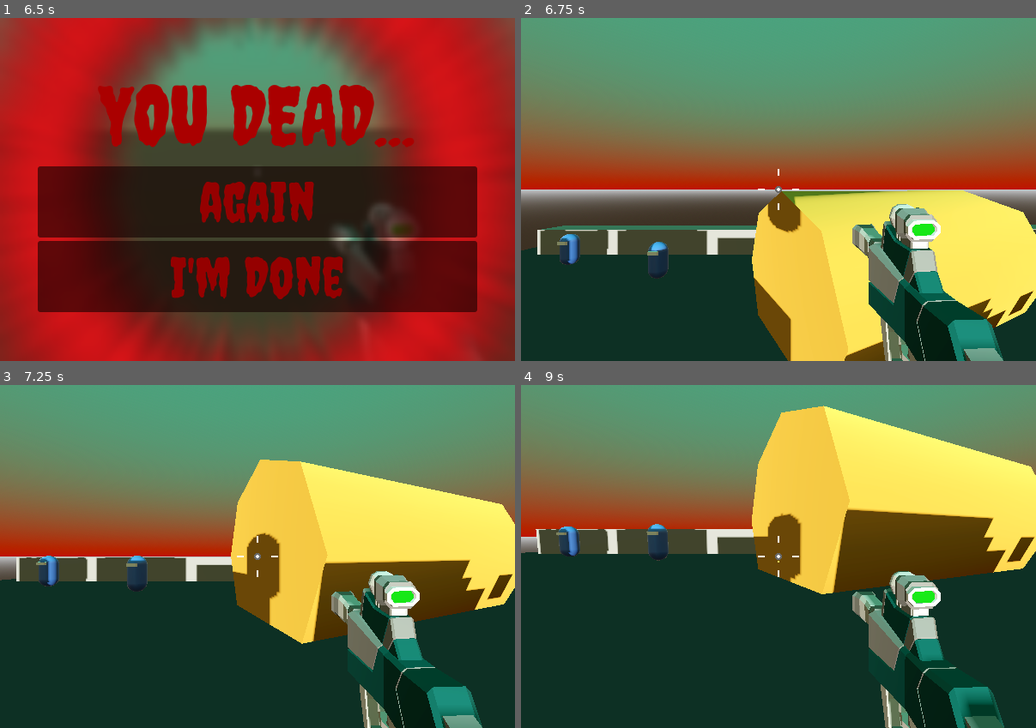
Above: before the commit, frames 1-4 (two rows, left to right).
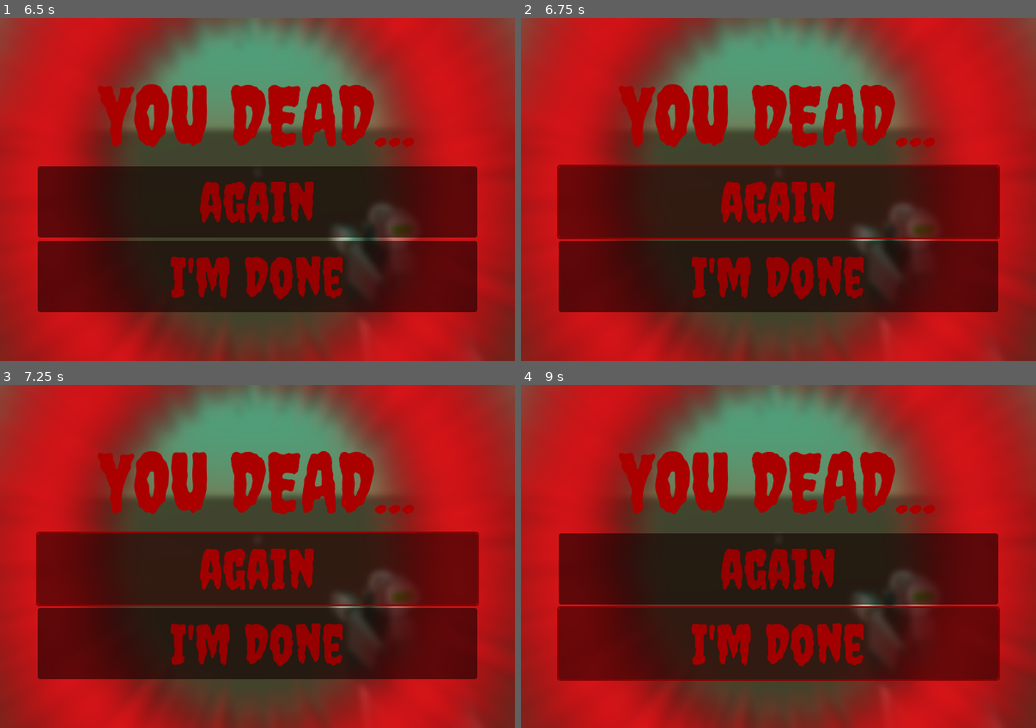
Above: after the commit, the same moments.

Repository: tiagoskaterock/robo-rampage-3d
Game: Godot game, scene res://Levels/Sandbox.tscn
Same seed, same stepped clock (60 frames per second), same inputs: the game is played once before the commit and once after it. Sound files missing from this copy of the repository are replaced by a short silence.
Inputs (mouse positions are in pixels of both pictures, inside the frame that each line leads up to):
- Up to frame 1 (6.5 s): move the mouse to (283, 189) at 0.52 s; press the mouse at (283, 189) at 0.53 s; hold Keypad 5 (up) 0.53-5.78 s; tap Keypad 0 (jump) at 0.77, 1.52, 3.02, 3.77, 4.52, 6.02 s; move the mouse to (231, 189) at 1.27 s; release the mouse at (231, 189) at 1.28 s; click (231, 189) at 1.35 s; move the mouse to (267, 182) at 2.02 s; press the mouse at (267, 182) at 2.03 s; move the mouse to (252, 196) at 2.77 s; release the mouse at (252, 196) at 2.78 s; click (252, 196) at 2.85 s; move the mouse to (298, 192) at 3.52 s; press the mouse at (298, 192) at 3.53 s; move the mouse to (216, 186) at 4.27 s; release the mouse at (216, 186) at 4.28 s; click (216, 186) at 4.35 s; move the mouse to (262, 189) at 5.02 s; press the mouse at (262, 189) at 5.03 s; move the mouse to (236, 182) at 5.77 s; release the mouse at (236, 182) at 5.78 s; hold Keypad 3 (right) from 5.78 s (still down); click (236, 182) at 5.85 s
- Up to frame 2 (6.75 s): release Keypad 3 (right) at 6.5 s; click "again" at 6.5 s
- Up to frame 3 (7.25 s): no input
- Up to frame 4 (9 s): click (778, 570) at 7.25 s, where only the run after the commit has a clickable "again"; click (778, 570) at 8 s, where only the run after the commit has a clickable "again"; click (778, 642) at 8.75 s, where only the run after the commit has a clickable "I'm Done"

Frame 1 is identical in both runs. In frame 2, 92% of the frame differs, in the area x 0-100%, y 0-100%; in frame 3, 92%; in frame 4, 93%.

Commit message:
Sons na tela de restart/quit

Diff:
--- a/Levels/Sandbox.tscn
+++ b/Levels/Sandbox.tscn
@@ -8,7 +8,7 @@
 [ext_resource type="Material" uid="uid://bmdqk7qp0ncxn" path="res://Levels/Materials/yellow_material.tres" id="3_e8lmn"]
 [ext_resource type="PackedScene" uid="uid://dfqplfjus60wo" path="res://Enemy/enemy.tscn" id="6_ojd6m"]
 [ext_resource type="PackedScene" uid="uid://ck24o3123ltie" path="res://Player/game_over_menu.tscn" id="7_amrp6"]
-[ext_resource type="AudioStream" uid="uid://cvaaq783ehsj8" path="res://soundtrack/life-turns-to-history.mp3" id="9_632fa"]
+[ext_resource type="AudioStream" uid="uid://dcvuw4s63f6vf" path="res://soundtrack/03. E1M1 - At Doom's Gate.mp3" id="9_tqfgm"]
 
 [sub_resource type="ProceduralSkyMaterial" id="ProceduralSkyMaterial_segxe"]
 sky_top_color = Color(0.230906, 0.511261, 0.393221, 1)
@@ -273,5 +273,5 @@
 [node name="GameOverMenu" parent="." instance=ExtResource("7_amrp6")]
 
 [node name="AudioStreamPlayerStage" type="AudioStreamPlayer" parent="."]
-stream = ExtResource("9_632fa")
-volume_db = -11.277
+stream = ExtResource("9_tqfgm")
+autoplay = true
--- a/Player/game_over_menu.gd
+++ b/Player/game_over_menu.gd
@@ -14,9 +14,22 @@
 
 
 func _on_restart_button_pressed():
+	$YeahAudio.play()
+	$TimerToRestart.start()
+
+
+func _on_quit_button_pressed():
+	$NoAudio.play()
+
+
+func _on_timer_to_restart_timeout():
 	get_tree().paused = false
 	get_tree().reload_current_scene()
 
 
-func _on_quit_button_pressed():
+func _on_timer_to_quit_timeout():
 	get_tree().quit()
+
+
+func _on_no_audio_finished():
+	$TimerToQuit.start()
--- a/Player/game_over_menu.tres
+++ b/Player/game_over_menu.tres
@@ -43,7 +43,6 @@
 
 }
 "
-graph_offset = Vector2(-355.862, -185.96)
 mode = 1
 flags/light_only = false
 nodes/fragment/2/node = SubResource("VisualShaderNodeTexture_ykj4t")
--- a/Player/game_over_menu.tscn
+++ b/Player/game_over_menu.tscn
@@ -1,9 +1,11 @@
-[gd_scene load_steps=9 format=3 uid="uid://ck24o3123ltie"]
+[gd_scene load_steps=11 format=3 uid="uid://ck24o3123ltie"]
 
 [ext_resource type="FontFile" uid="uid://h0rqbuio3coo" path="res://Fonts/Creepster/Creepster-Regular.ttf" id="1_8gf8t"]
 [ext_resource type="Script" path="res://Player/game_over_menu.gd" id="2_hpleq"]
 [ext_resource type="AudioStream" uid="uid://bwvcpti5hh0er" path="res://FX/man-scream.mp3" id="3_ju786"]
 [ext_resource type="Shader" uid="uid://fuoin3jce3eq" path="res://Player/game_over_menu.tres" id="3_rho0j"]
+[ext_resource type="AudioStream" uid="uid://c2y5ctiug48eh" path="res://FX/yeah-boy-114748.mp3" id="5_ts8rv"]
+[ext_resource type="AudioStream" uid="uid://b4po8kklcbhvs" path="res://FX/eagle-scream-112940.mp3" id="6_5astp"]
 
 [sub_resource type="Theme" id="Theme_ix5yo"]
 default_font = ExtResource("1_8gf8t")
@@ -72,5 +74,23 @@
 pitch_scale = 0.89
 max_polyphony = 8
 
+[node name="YeahAudio" type="AudioStreamPlayer" parent="."]
+stream = ExtResource("5_ts8rv")
+pitch_scale = 0.76
+max_polyphony = 7
+
+[node name="TimerToRestart" type="Timer" parent="."]
+wait_time = 3.0
+
+[node name="TimerToQuit" type="Timer" parent="."]
+wait_time = 2.0
+
+[node name="NoAudio" type="AudioStreamPlayer" parent="."]
+stream = ExtResource("6_5astp")
+pitch_scale = 0.47
+
 [connection signal="pressed" from="CenterContainer/VBoxContainer/RestartButton" to="." method="_on_restart_button_pressed"]
 [connection signal="pressed" from="CenterContainer/VBoxContainer/QuitButton" to="." method="_on_quit_button_pressed"]
+[connection signal="timeout" from="TimerToRestart" to="." method="_on_timer_to_restart_timeout"]
+[connection signal="timeout" from="TimerToQuit" to="." method="_on_timer_to_quit_timeout"]
+[connection signal="finished" from="NoAudio" to="." method="_on_no_audio_finished"]
Not shown, added: FX/eagle-scream-112940.mp3.import
Not shown, added: FX/slimejump-6913.mp3.import
Not shown, added: FX/yeah-boy-114748.mp3.import
Not shown, added: soundtrack/03. E1M1 - At Doom's Gate.mp3.import
Not shown, added: FX/eagle-scream-112940.mp3
Not shown, added: FX/slimejump-6913.mp3
Not shown, added: FX/yeah-boy-114748.mp3
Not shown, added: soundtrack/03. E1M1 - At Doom's Gate.mp3
